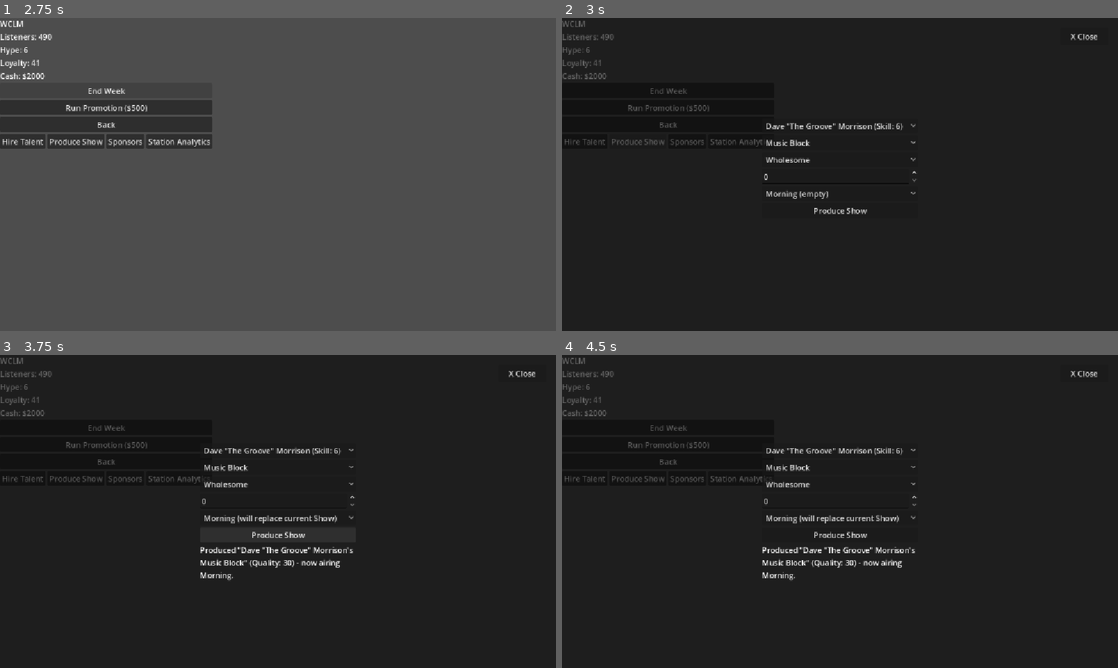
Above: before the commit, frames 1-4 (two rows, left to right).
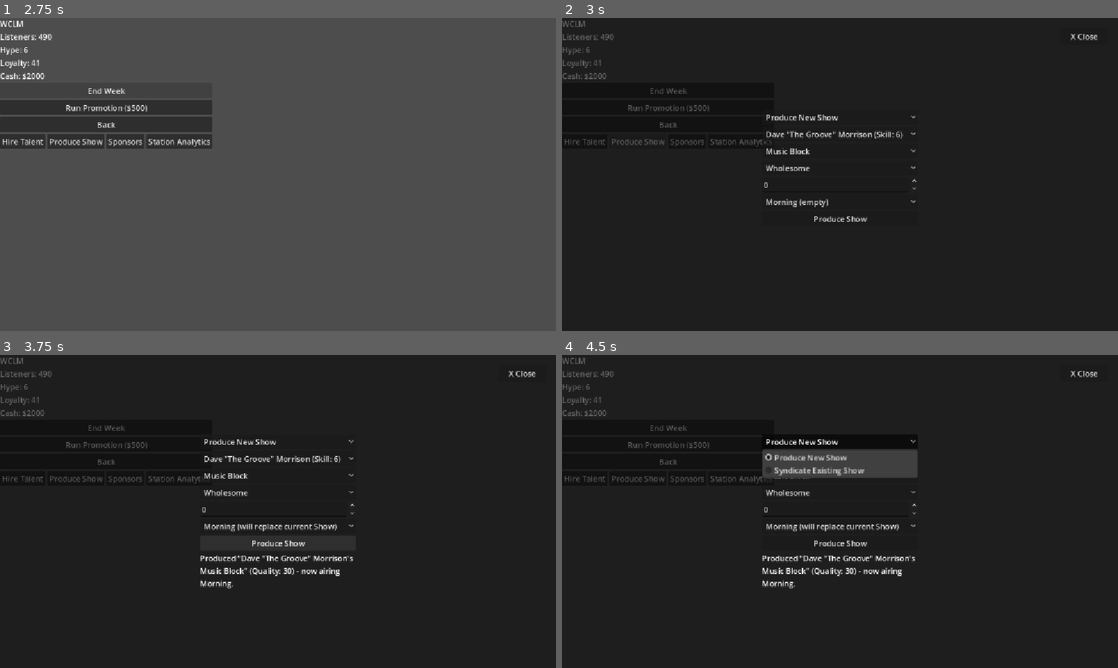
Above: after the commit, the same moments.

Repository: ConsumedMedia/drive-time-tycoon
Game: Godot game, scene res://scenes/main/main.tscn
The game is run twice, just before and just after one commit, with the same random seed, the same clock (stepped at 60 frames per second) and the same inputs.
Inputs (mouse positions are in pixels of both pictures, inside the frame that each line leads up to):
- Up to frame 1 (2.75 s): click "End Week All Stations" at 0.5 s; click "WCLM | Listeners: 495 | Hype:…" at 1.25 s; click "End Week" at 2 s
- Up to frame 2 (3 s): click "Produce Show" at 2.75 s
- Up to frame 3 (3.75 s): click "Produce Show" at 3.5 s
- Up to frame 4 (4.5 s): click (840, 442) at 4.25 s, where only the run after the commit has a clickable "Produce New Show"

Frame 1 is identical in both runs. In frame 2, 1.7% of the frame differs, in the area x 36-64%, y 30-66%; in frame 3, 3.2%; in frame 4, 4.9%, in the area x 36-64%, y 26-75%.

Commit message:
Build syndication - existing Shows can spread across stations with fatigue, fix weekly_update firing once per Show not per Daypart

Diff:
--- a/resources/show.gd
+++ b/resources/show.gd
@@ -73,3 +73,13 @@
 ## Phase 2 hook: back-catalog monetization reads is_in_catalog.
 func retire_to_catalog() -> void:
 	is_in_catalog = true
+
+## Called once per week (from WeeklyTick's centralized show lifecycle pass,
+## not per-Daypart) when this Show is airing on more than one station.
+## Quality erodes with overuse - spreading a Show too wide has a real cost,
+## the trade-off Distribution Choice is meant to hinge on.
+func apply_syndication_fatigue(station_count: int) -> void:
+	if station_count <= 1:
+		return
+	var fatigue: float = float(station_count - 1) * 3.0
+	quality = clamp(quality - fatigue, 0.0, 100.0)
--- a/scenes/ui/produce_show_panel.gd
+++ b/scenes/ui/produce_show_panel.gd
@@ -1,16 +1,28 @@
 extends Control
 
-## Lets the player produce a Show using a Talent already on the current
-## station's roster, and assign it to one of that station's Dayparts.
+## Lets the player either produce a NEW Show using a Talent already on the
+## current station's roster, or SYNDICATE an existing Show already airing
+## somewhere else in the network onto one of this station's Dayparts.
 ## StationView sets target_station right after instantiating this panel.
 
 var target_station: Station = null
 
+## All Shows currently airing anywhere in the network, excluding ones
+## already airing on target_station (syndicating a Show to a station that
+## already has it doesn't make sense).
+var syndicatable_shows: Array[Show] = []
+
 const SHOW_TYPE_NAMES := ["Music Block", "Talk Show", "News Update", "Countdown", "Call-In", "Syndicated Rerun"]
 const TONE_NAMES := ["Wholesome", "Edgy", "Serious", "Chaotic", "Prestige"]
 const DAYPART_SLOT_NAMES := ["Morning", "Midday", "Afternoon", "Night"]
+const MODE_NAMES := ["Produce New Show", "Syndicate Existing Show"]
 
 func _ready() -> void:
+	%ModeOption.clear()
+	for name in MODE_NAMES:
+		%ModeOption.add_item(name)
+	%ModeOption.item_selected.connect(_on_mode_selected)
+
 	%ShowTypeOption.clear()
 	for name in SHOW_TYPE_NAMES:
 		%ShowTypeOption.add_item(name)
@@ -21,18 +33,30 @@
 
 	_refresh_host_options()
 	_refresh_daypart_options()
+	_refresh_syndicatable_shows()
 
 	%ProduceButton.pressed.connect(_on_produce_pressed)
+
+	_on_mode_selected(0)
+
+func _on_mode_selected(index: int) -> void:
+	var is_syndicate_mode: bool = index == 1
+
+	%HostOption.visible = not is_syndicate_mode
+	%ShowTypeOption.visible = not is_syndicate_mode
+	%ToneOption.visible = not is_syndicate_mode
+	%BudgetInput.visible = not is_syndicate_mode
+	%ExistingShowOption.visible = is_syndicate_mode
+
+	%ProduceButton.text = "Syndicate Show" if is_syndicate_mode else "Produce Show"
 
 func _refresh_host_options() -> void:
 	%HostOption.clear()
 
 	if target_station == null or target_station.roster.is_empty():
 		%HostOption.add_item("No Talent on roster - hire someone first")
-		%ProduceButton.disabled = true
 		return
 
-	%ProduceButton.disabled = false
 	for talent in target_station.roster:
 		%HostOption.add_item("%s (Skill: %d)" % [talent.talent_name, talent.skill])
 
@@ -47,8 +71,49 @@
 		var status: String = "empty" if not daypart.is_staffed() else "will replace current Show"
 		%DaypartOption.add_item("%s (%s)" % [slot_name, status])
 
+func _refresh_syndicatable_shows() -> void:
+	syndicatable_shows.clear()
+	%ExistingShowOption.clear()
+
+	for station in GameState.owned_stations:
+		for daypart in station.dayparts:
+			if not daypart.is_staffed():
+				continue
+			if daypart.show in syndicatable_shows:
+				continue
+			if _station_already_airs_show(target_station, daypart.show):
+				continue
+			syndicatable_shows.append(daypart.show)
+			%ExistingShowOption.add_item(
+				"\"%s\" (Quality: %d, on %d station%s)" % [
+					daypart.show.show_name,
+					int(daypart.show.quality),
+					daypart.show.syndicated_station_count + 1,
+					"" if daypart.show.syndicated_station_count == 0 else "s"
+				]
+			)
+
+	if syndicatable_shows.is_empty():
+		%ExistingShowOption.add_item("No syndicatable Shows available yet")
+
+func _station_already_airs_show(station: Station, show: Show) -> bool:
+	if station == null:
+		return false
+	for daypart in station.dayparts:
+		if daypart.show == show:
+			return true
+	return false
+
 func _on_produce_pressed() -> void:
-	if target_station == null or target_station.roster.is_empty():
+	if target_station == null:
+		return
+
+	if %ModeOption.selected == 1:
+		_on_syndicate_pressed()
+		return
+
+	if target_station.roster.is_empty():
+		%ResultLabel.text = "No Talent on roster - hire someone first."
 		return
 
 	var budget: int = int(%BudgetInput.value)
@@ -75,3 +140,22 @@
 	]
 
 	_refresh_daypart_options()
+	_refresh_syndicatable_shows()
+
+func _on_syndicate_pressed() -> void:
+	if syndicatable_shows.is_empty():
+		return
+
+	var show: Show = syndicatable_shows[%ExistingShowOption.selected]
+	var daypart: Daypart = target_station.dayparts[%DaypartOption.selected]
+
+	daypart.assign_show(show)
+
+	%ResultLabel.text = "Syndicated \"%s\" onto %s's %s slot." % [
+		show.show_name,
+		target_station.station_name,
+		DAYPART_SLOT_NAMES[daypart.slot]
+	]
+
+	_refresh_daypart_options()
+	_refresh_syndicatable_shows()
--- a/scenes/ui/produce_show_panel.tscn
+++ b/scenes/ui/produce_show_panel.tscn
@@ -18,6 +18,14 @@
 anchor_bottom = 1.0
 grow_horizontal = 2
 grow_vertical = 2
+
+[node name="ModeOption" type="OptionButton" parent="VBoxContainer" unique_id=574948576]
+unique_name_in_owner = true
+layout_mode = 2
+
+[node name="ExistingShowOption" type="OptionButton" parent="VBoxContainer" unique_id=1615442657]
+unique_name_in_owner = true
+layout_mode = 2
 
 [node name="HostOption" type="OptionButton" parent="VBoxContainer" unique_id=174331460]
 unique_name_in_owner = true
--- a/scripts/weekly_tick.gd
+++ b/scripts/weekly_tick.gd
@@ -41,6 +41,10 @@
 }
 
 
+## NOT confirmed from any prior design doc - fatigue magnitude per extra
+## syndicated station is a new placeholder value. Tune as you playtest.
+const SYNDICATION_FATIGUE_PER_STATION := 3.0
+
 ## Network-wide tick, called by the "End Week (All Stations)" button.
 ## Runs every owned station's week, then handles network-level upkeep.
 func run_weekly_tick() -> void:
@@ -50,7 +54,43 @@
 	for station in GameState.owned_stations:
 		run_station_week(station)
 
+	_process_show_lifecycle()
 	_process_network_events()
+
+
+## Runs weekly_update() and syndication fatigue exactly once per unique Show,
+## regardless of how many Dayparts (possibly across multiple stations) air
+## it. This has to be centralized rather than done per-Daypart in
+## run_station_week - a syndicated Show sitting on 3 stations would otherwise
+## have weekly_update() (and weeks_running, prestige drift) fire 3 times in
+## a single week, which is wrong.
+func _process_show_lifecycle() -> void:
+	var processed_shows: Array[Show] = []
+
+	for station in GameState.owned_stations:
+		for daypart in station.dayparts:
+			if daypart.is_staffed() and not processed_shows.has(daypart.show):
+				processed_shows.append(daypart.show)
+
+	for show in processed_shows:
+		var station_count: int = _count_stations_airing_show(show)
+		show.syndicated_station_count = max(0, station_count - 1)
+
+		show.weekly_update()
+
+		if station_count > 1:
+			show.apply_syndication_fatigue(station_count)
+
+## Counts how many distinct owned stations currently air this exact Show
+## (same object, not just same show_name) on any of their Dayparts.
+func _count_stations_airing_show(show: Show) -> int:
+	var count := 0
+	for station in GameState.owned_stations:
+		for daypart in station.dayparts:
+			if daypart.show == show:
+				count += 1
+				break
+	return count
 
 
 func run_station_week(station: Station) -> void:
@@ -90,8 +130,6 @@
 		# Prestige feeds reputation slowly - a station running high-prestige
 		# Shows should drift toward a strong reputation over time.
 		reputation_delta += (show.prestige - 50.0) * 0.02
-
-		show.weekly_update()
 
 		for host in show.hosts:
 			host.fame = clamp(host.fame + host.get_fame_growth_rate(), 0.0, 100.0)
